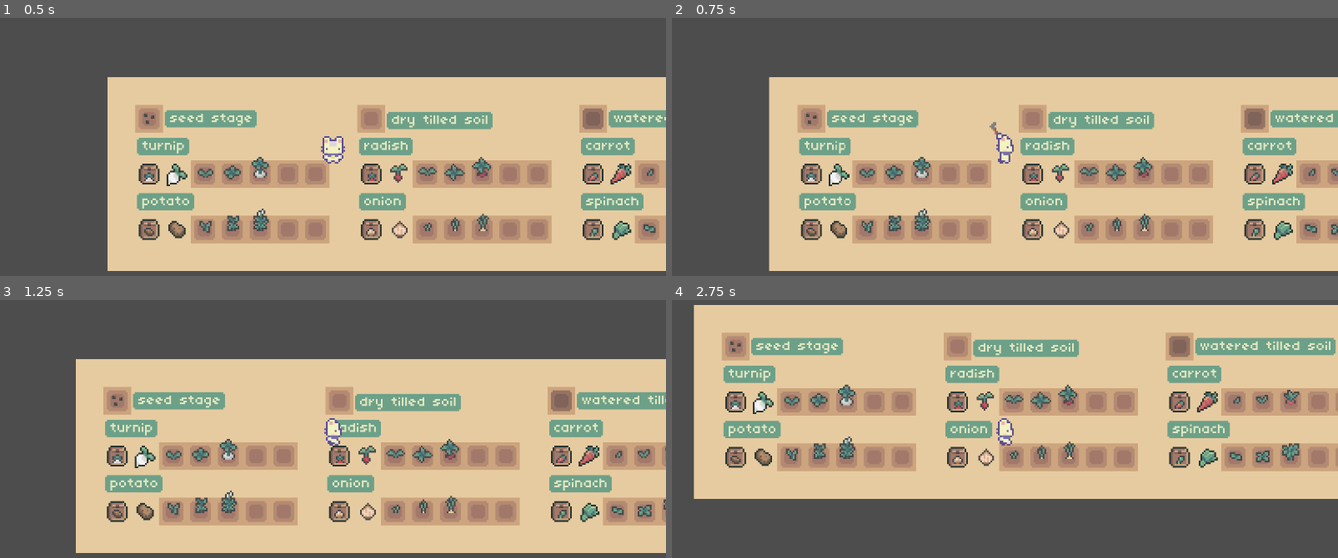
Above: before the commit, frames 1-4 (two rows, left to right).
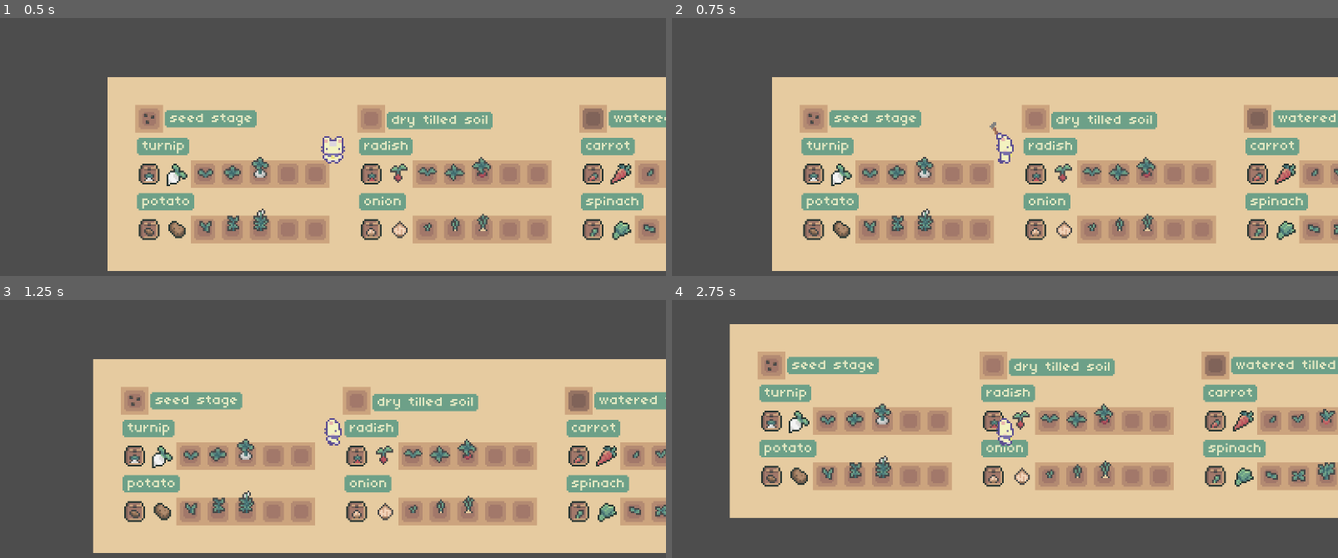
Above: after the commit, the same moments.

Repository: gounist/Farming_game
Game: Godot game, scene res://scene/Main.tscn
Same seed, same stepped clock (60 frames per second), same inputs: the game is played once before the commit and once after it.
Inputs (mouse positions are in pixels of both pictures, inside the frame that each line leads up to):
- Up to frame 1 (0.5 s): no input
- Up to frame 2 (0.75 s): tap Enter at 0.5 s; move the mouse to (1151, 131) at 0.52 s; hold D (right) from 0.53 s (still down); click (1151, 131) at 0.6 s
- Up to frame 3 (1.25 s): keep holding D (right)
- Up to frame 4 (2.75 s): move the mouse to (871, 449) at 1.27 s; release D (right) at 1.28 s; hold S (down) 1.28-2.03 s; click (871, 449) at 1.35 s; move the mouse to (1071, 349) at 2.02 s; hold D (right) from 2.03 s (still down); click (1071, 349) at 2.1 s

Frame 1 is identical in both runs. In frame 2, 7.8% of the frame differs, in the area x 14-100%, y 22-99%; in frame 3, 18%; in frame 4, 55%, in the area x 3-100%, y 1-85%.

Commit message:
hoe bug fix #hell experience

Diff:
--- a/code/Player.gd
+++ b/code/Player.gd
@@ -11,31 +11,37 @@
 var state : int
 var using_hoe : bool = false
 
+
 func _ready():
 	animation_player.active = true
 
 func _process(delta):
-	update_animation()
+	pass
 
 func _physics_process(delta):
 	match state:
 		moving:
 			player_movement(delta)
+			update_animation()
 
 		hoe:
-			pass
-
+			hoe_animation()
 
 
 func player_movement(delta):
 	input_vector = get_input()
 
 	if input_vector:
+
 		velocity = velocity.move_toward(input_vector * Max_speed, Acceleration * delta)
 	else:
+
 		velocity = velocity.move_toward(Vector2.ZERO,Friction * delta)
 
 	move_and_slide()
+
+	if Input.is_action_just_pressed("Hoe"):
+		state = hoe
 
 #getting player input
 func get_input():
@@ -45,27 +51,17 @@
 
 #handle the animation of the player
 func update_animation():
-	if velocity == Vector2.ZERO:
-		animation_player["parameters/conditions/Idle"] = true
-		animation_player["parameters/conditions/Run"] = false
+	if input_vector != Vector2.ZERO:
+		animation_player.set("parameters/Idle/blend_position", input_vector)
+		animation_player.set("parameters/Hoe/blend_position", input_vector)
+		animation_player.set("parameters/run/blend_position", input_vector)
+		animation_player.get("parameters/playback").travel("run")
 	else:
-		animation_player["parameters/conditions/Idle"] = false
-		animation_player["parameters/conditions/Run"] = true
-	if Input.is_action_just_pressed("Hoe") and state == moving:
-		using_hoe = true
-		animation_player["parameters/conditions/Hoe"] = true
-	else:
-		animation_player["parameters/conditions/Hoe"] = false
+		animation_player.get("parameters/playback").travel("Idle")
 
-	if input_vector != Vector2.ZERO:
-		animation_player["parameters/Idle/blend_position"] = input_vector
-		animation_player["parameters/run/blend_position"] = input_vector
-		animation_player["parameters/Hoe/blend_position"] = input_vector
+func hoe_animation():
+	velocity = Vector2.ZERO
+	animation_player.get("parameters/playback").travel("Hoe")
 
-func check_hoe():
-	if using_hoe:
-		state = hoe
-		using_hoe = false
-		return
+func hoe_animation_finished():
 	state = moving
-	return
--- a/scene/Player.tscn
+++ b/scene/Player.tscn
@@ -50,6 +50,7 @@
 [sub_resource type="Animation" id="Animation_lfocw"]
 resource_name = "Hoe_down"
 length = 0.5
+step = 0.05
 tracks/0/type = "value"
 tracks/0/imported = false
 tracks/0/enabled = true
@@ -93,14 +94,11 @@
 tracks/3/interp = 1
 tracks/3/loop_wrap = true
 tracks/3/keys = {
-"times": PackedFloat32Array(0, 0.5),
-"transitions": PackedFloat32Array(1, 1),
+"times": PackedFloat32Array(0.5),
+"transitions": PackedFloat32Array(1),
 "values": [{
 "args": [],
-"method": &"check_hoe"
-}, {
-"args": [],
-"method": &"check_hoe"
+"method": &"hoe_animation_finished"
 }]
 }
 
@@ -150,14 +148,11 @@
 tracks/3/interp = 1
 tracks/3/loop_wrap = true
 tracks/3/keys = {
-"times": PackedFloat32Array(0, 0.5),
-"transitions": PackedFloat32Array(1, 1),
+"times": PackedFloat32Array(0.5),
+"transitions": PackedFloat32Array(1),
 "values": [{
 "args": [],
-"method": &"check_hoe"
-}, {
-"args": [],
-"method": &"check_hoe"
+"method": &"hoe_animation_finished"
 }]
 }
 
@@ -207,14 +202,11 @@
 tracks/3/interp = 1
 tracks/3/loop_wrap = true
 tracks/3/keys = {
-"times": PackedFloat32Array(0, 0.5),
-"transitions": PackedFloat32Array(1, 1),
+"times": PackedFloat32Array(0.5),
+"transitions": PackedFloat32Array(1),
 "values": [{
 "args": [],
-"method": &"check_hoe"
-}, {
-"args": [],
-"method": &"check_hoe"
+"method": &"hoe_animation_finished"
 }]
 }
 
@@ -264,14 +256,11 @@
 tracks/3/interp = 1
 tracks/3/loop_wrap = true
 tracks/3/keys = {
-"times": PackedFloat32Array(0, 0.5),
-"transitions": PackedFloat32Array(1, 1),
+"times": PackedFloat32Array(0.5),
+"transitions": PackedFloat32Array(1),
 "values": [{
 "args": [],
-"method": &"check_hoe"
-}, {
-"args": [],
-"method": &"check_hoe"
+"method": &"hoe_animation_finished"
 }]
 }
 
@@ -702,41 +691,23 @@
 advance_mode = 2
 
 [sub_resource type="AnimationNodeStateMachineTransition" id="AnimationNodeStateMachineTransition_2usv6"]
-advance_mode = 2
-advance_condition = &"Run"
 
 [sub_resource type="AnimationNodeStateMachineTransition" id="AnimationNodeStateMachineTransition_k66rb"]
-advance_mode = 2
-advance_condition = &"Idle"
 
 [sub_resource type="AnimationNodeStateMachineTransition" id="AnimationNodeStateMachineTransition_okawf"]
-advance_mode = 2
-advance_condition = &"Hoe"
 
 [sub_resource type="AnimationNodeStateMachineTransition" id="AnimationNodeStateMachineTransition_dl5dh"]
-switch_mode = 2
-advance_mode = 2
-advance_condition = &"Idle"
-
-[sub_resource type="AnimationNodeStateMachineTransition" id="AnimationNodeStateMachineTransition_fb13c"]
-advance_mode = 2
-advance_condition = &"Hoe"
-
-[sub_resource type="AnimationNodeStateMachineTransition" id="AnimationNodeStateMachineTransition_yh6at"]
-switch_mode = 2
-advance_mode = 2
-advance_condition = &"Run"
 
 [sub_resource type="AnimationNodeStateMachine" id="AnimationNodeStateMachine_poqvt"]
 states/End/position = Vector2(878.667, 86.6667)
 states/Hoe/node = SubResource("AnimationNodeBlendSpace2D_0jvau")
-states/Hoe/position = Vector2(489.333, 103.333)
+states/Hoe/position = Vector2(516, 58.5928)
 states/Idle/node = SubResource("AnimationNodeBlendSpace2D_ce6fr")
 states/Idle/position = Vector2(364.296, 58.4445)
 states/Start/position = Vector2(252, 58.8148)
 states/run/node = SubResource("AnimationNodeBlendSpace2D_4nwwa")
 states/run/position = Vector2(362.667, 147.333)
-transitions = ["Start", "Idle", SubResource("AnimationNodeSt …(280 unchanged characters)… mationNodeStateMachineTransition_dl5dh"), "run", "Hoe", SubResource("AnimationNodeStateMachineTransition_fb13c"), "Hoe", "run", SubResource("AnimationNodeStateMachineTransition_yh6at")]
+transitions = ["Start", "Idle", SubResource("AnimationNodeSt …(280 unchanged characters)… mationNodeStateMachineTransition_dl5dh")]
 
 [node name="Player" type="CharacterBody2D"]
 script = ExtResource("1_bdehg")
@@ -770,10 +741,8 @@
 "": SubResource("AnimationLibrary_sppmn")
 }
 tree_root = SubResource("AnimationNodeStateMachine_poqvt")
+advance_expression_base_node = NodePath("..")
 anim_player = NodePath("../AnimationPlayer")
-parameters/conditions/Hoe = false
-parameters/conditions/Idle = false
-parameters/conditions/Run = false
 parameters/Hoe/blend_position = Vector2(0, 0)
 parameters/Idle/blend_position = Vector2(-0.0139211, 0.382353)
 parameters/run/blend_position = Vector2(-0.0510441, -0.841177)
Not shown: 1 places in scene/Player.tscn that only renumber resources
